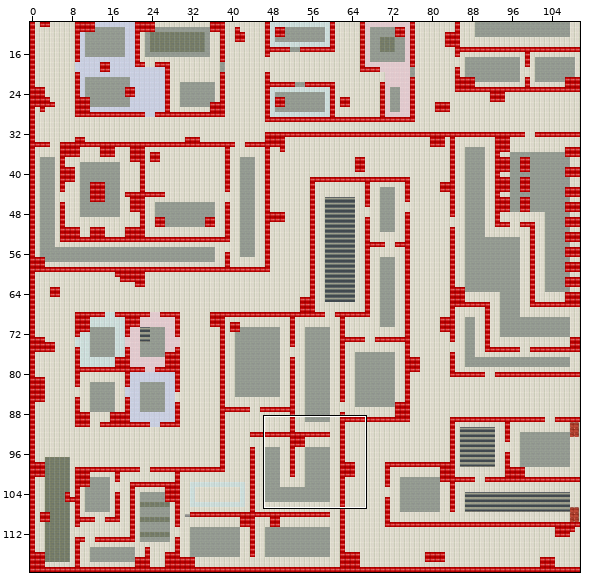
An edit to a level. Tiled map, data/map/area02.tmx. Above, an overview of the earlier version with the close-up marked.
Close-up. Earlier state:
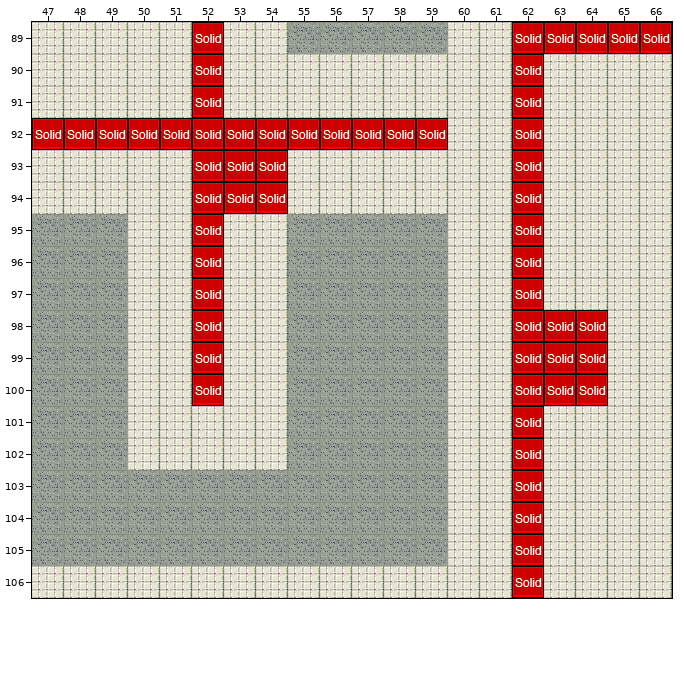
Cells are 32x32 px. Shown: x 47..66, y 89..106. The commit also changed other parts of the map, which this record leaves out.
And afterwards:
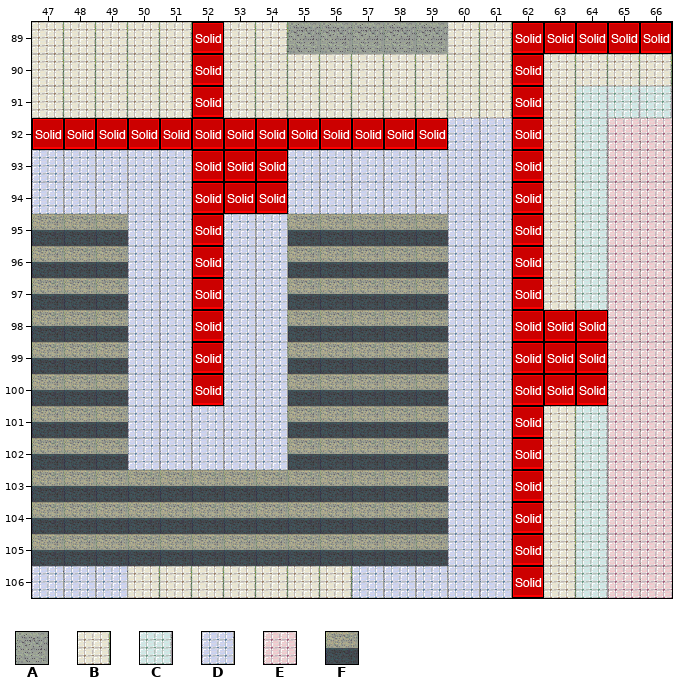
Key: from "textures": A 0, B 1, C 3, D 4, E 5, F 26.
_ is an empty cell, . an unchanged one.
Change:
--- layer "background"
@@ x 47..66 @@
- 91 .................BBB
- 92 .............BB..BBB
- 93 BBBBB...BBBBBBB..BBB
- 94 BBBBB...BBBBBBB..BBB
- 95 AAABB.BBAAAAABB..BBB
- 96 AAABB.BBAAAAABB..BBB
- 97 AAABB.BBAAAAABB..BBB
- 98 AAABB.BBAAAAABB...BB
- 99 AAABB.BBAAAAABB...BB
-100 AAABB.BBAAAAABB...BB
-101 AAABBBBBAAAAABB..BBB
-102 AAABBBBBAAAAABB..BBB
-103 AAAAAAAAAAAAABB..BBB
-104 AAAAAAAAAAAAABB..BBB
-105 AAAAAAAAAAAAABB..BBB
-106 BBB.......BBBBB..BBB
+ 91 .................CCC
+ 92 .............DD..CEE
+ 93 DDDDD...DDDDDDD..CEE
+ 94 DDDDD...DDDDDDD..CEE
+ 95 FFFDD.DDFFFFFDD..CEE
+ 96 FFFDD.DDFFFFFDD..CEE
+ 97 FFFDD.DDFFFFFDD..CEE
+ 98 FFFDD.DDFFFFFDD...EE
+ 99 FFFDD.DDFFFFFDD...EE
+100 FFFDD.DDFFFFFDD...EE
+101 FFFDDDDDFFFFFDD..CEE
+102 FFFDDDDDFFFFFDD..CEE
+103 FFFFFFFFFFFFFDD..CEE
+104 FFFFFFFFFFFFFDD..CEE
+105 FFFFFFFFFFFFFDD..CEE
+106 DDD.......DDDDD..CEE
